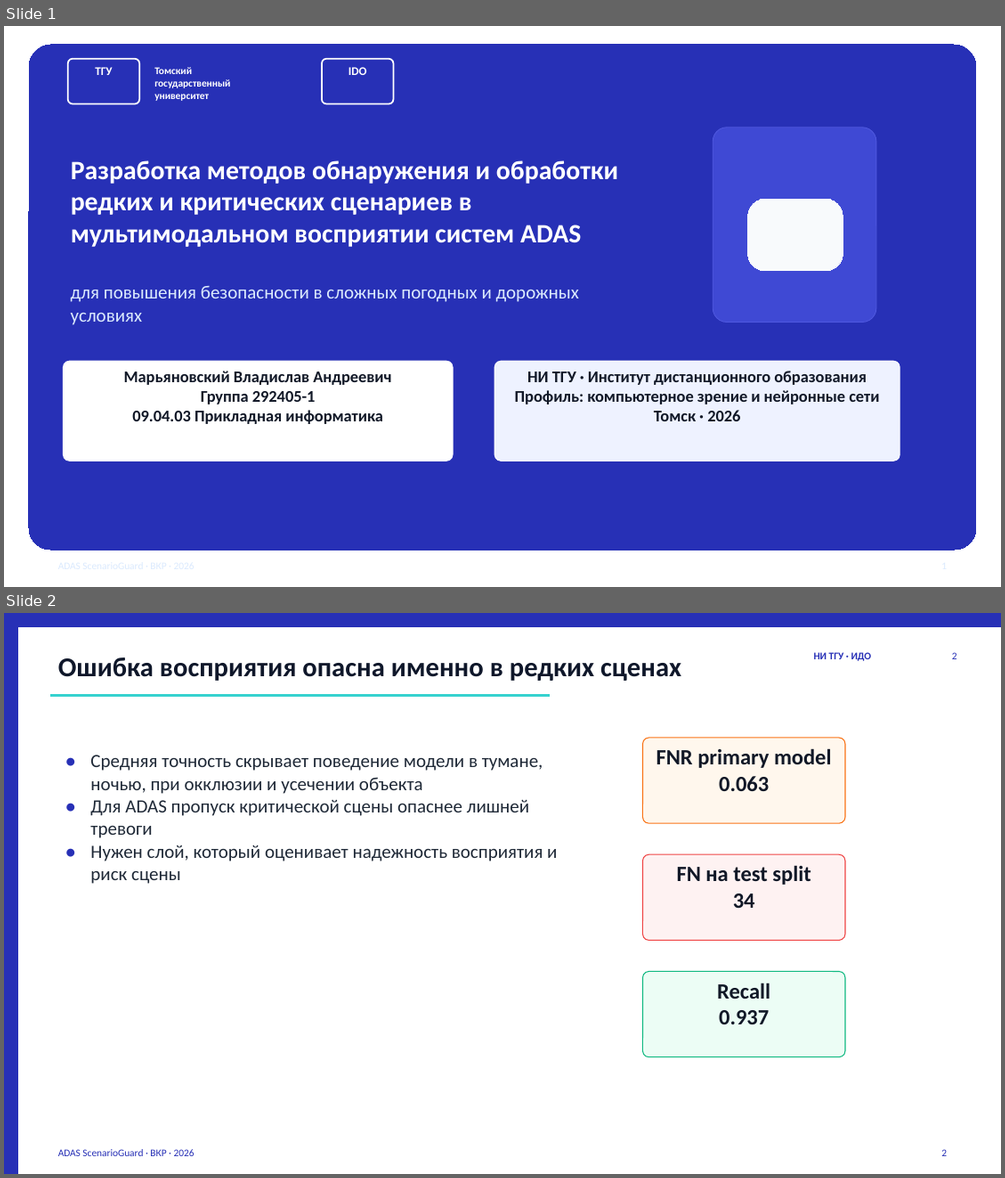
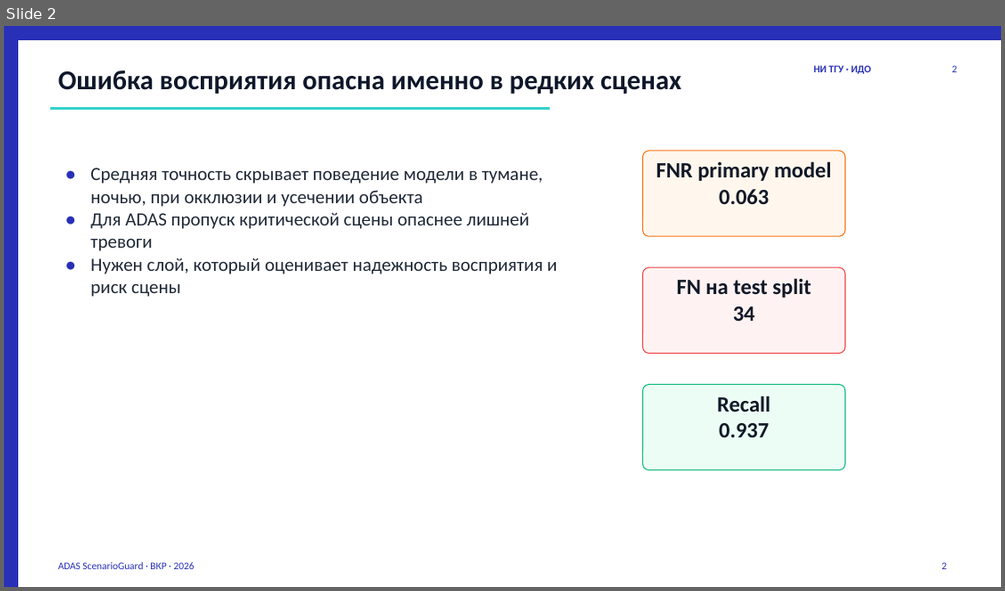
Before and after one commit to Vlad-Git-54/adas-scenarioguard, a slide deck: final/Marianovskiy_VKR_ADAS_defense_final.pptx. Shown one above the other, each under a label of ours: slides 1 and 2 before the commit, slide 2 after it. The pictures are 1005x1178 and 1005x591 pixels, drawn with LibreOffice and Linux fonts; fonts in the diff are those of the drawing. Boxes give left, top, right and bottom in pixels: in the first picture for what was removed or moved away, otherwise in the second. Text is boxed around its words. In the diff, an @@ line names an element or a change of style, - is before the commit and + after.

```diff
--- a/final/Marianovskiy_VKR_ADAS_defense_final.pptx
+++ b/final/Marianovskiy_VKR_ADAS_defense_final.pptx
@@ slide 1 removed at bbox=[4, 26, 1001, 587], background #FFFFFF @@
@@ rounded rectangle removed at bbox=[29, 45, 976, 549] @@
@@ rounded rectangle removed at bbox=[67, 59, 139, 103] @@
-ТГУ
@@ text removed at bbox=[154, 67, 230, 101] @@
-Томский
-государственный
-университет
@@ rounded rectangle removed at bbox=[322, 59, 394, 103] @@
-IDO
@@ rounded rectangle removed at bbox=[713, 127, 877, 321] @@
@@ text removed at bbox=[71, 160, 618, 247] @@
-Разработка методов обнаружения и обработки редких и критических сценариев в мультимодальном восприятии систем ADAS
@@ rounded rectangle removed at bbox=[748, 199, 843, 271] @@
@@ text removed at bbox=[71, 286, 579, 325] @@
-для повышения безопасности в сложных погодных и дорожных условиях
@@ rounded rectangle removed at bbox=[63, 361, 453, 460] @@
-Марьяновский Владислав Андреевич
-Группа 292405-1
-09.04.03 Прикладная информатика
@@ rounded rectangle removed at bbox=[494, 361, 900, 460] @@
-НИ ТГУ · Институт дистанционного образования
-Профиль: компьютерное зрение и нейронные сети
-Томск · 2026
```
Also in this commit, not shown: 1 slide added, 3 other files.
